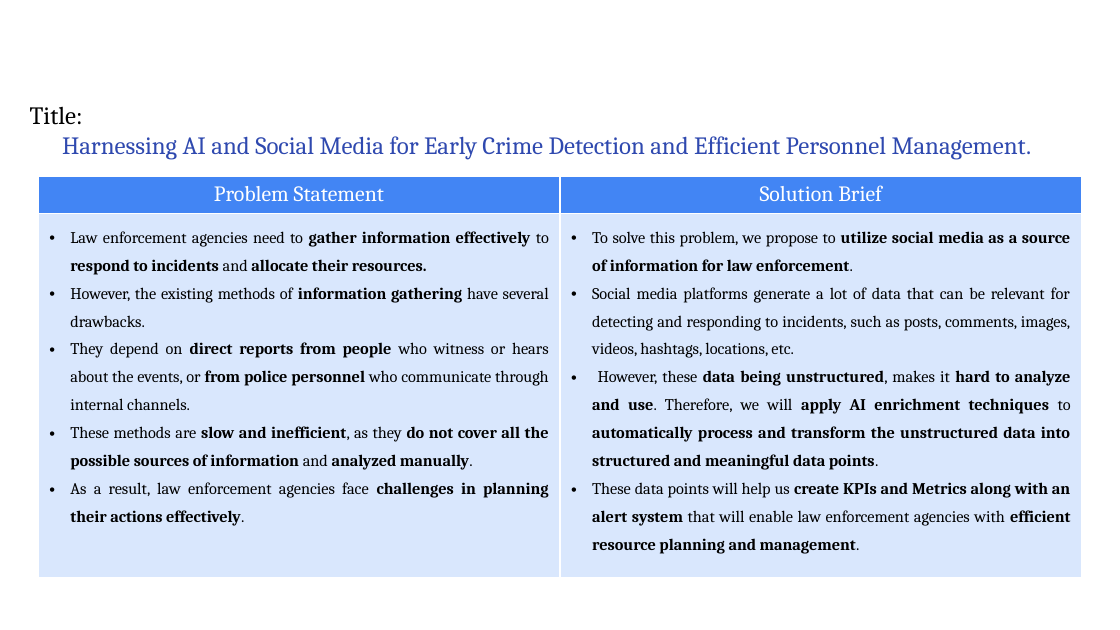
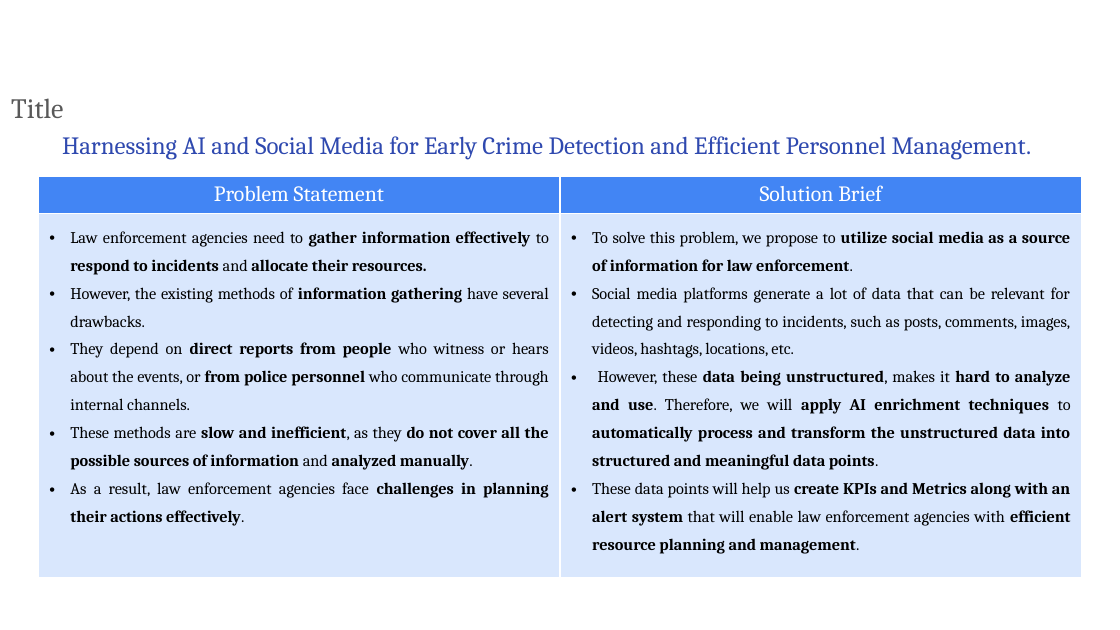
Before and after one commit to Ankan54/ksp-hackathon-radiant-ranger, a slide deck: slide 2 of radiant_ranger_ksp_datathon_prototype_round.pptx. Drawn at 1120x630 pixels with LibreOffice and Linux fonts; fonts in the diff are those of the drawing; background and template pictures are left out. Boxes give left, top, right and bottom in pixels: in the first picture for what was removed or moved away, otherwise in the second. Text is boxed around its words. In the diff, an @@ line names an element or a change of style, - is before the commit and + after.

```diff
--- a/radiant_ranger_ksp_datathon_prototype_round.pptx
+++ b/radiant_ranger_ksp_datathon_prototype_round.pptx
@@ text added at (11, 98, 63, 119), 18 pt, text #595959 @@
+Title
@@ text at (30, 106, 83, 125): paragraph removed @@
-Title:
```
Also in this commit, not shown: 4 slides added, 3 slides removed, 3 other files.
